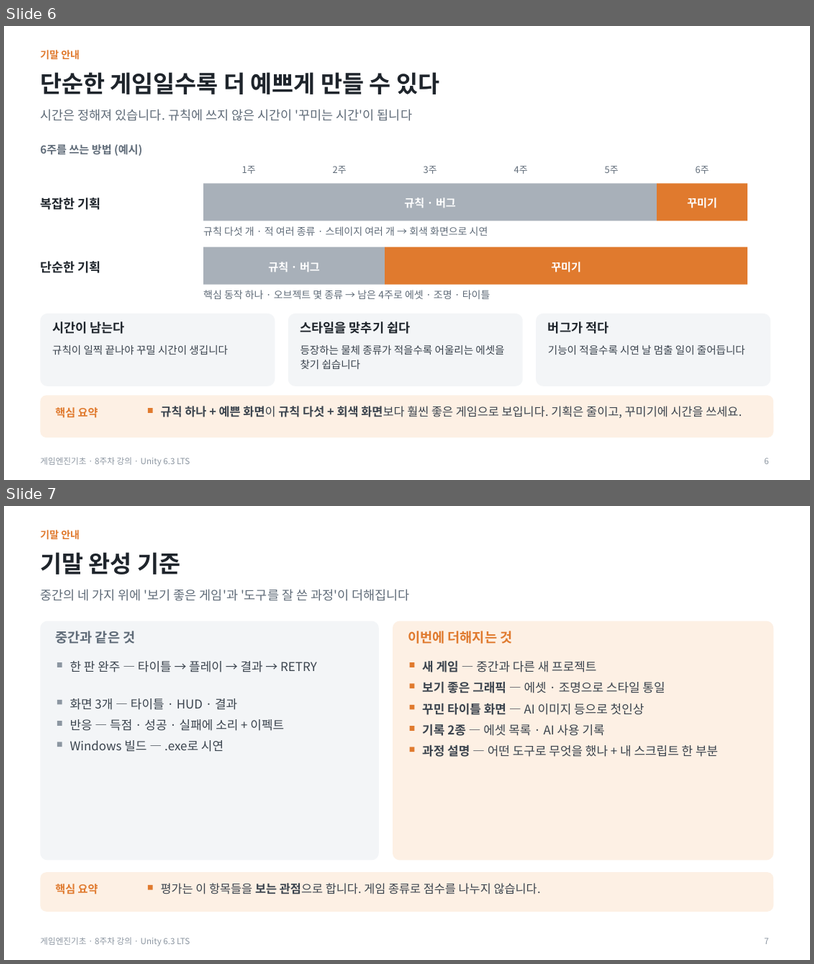
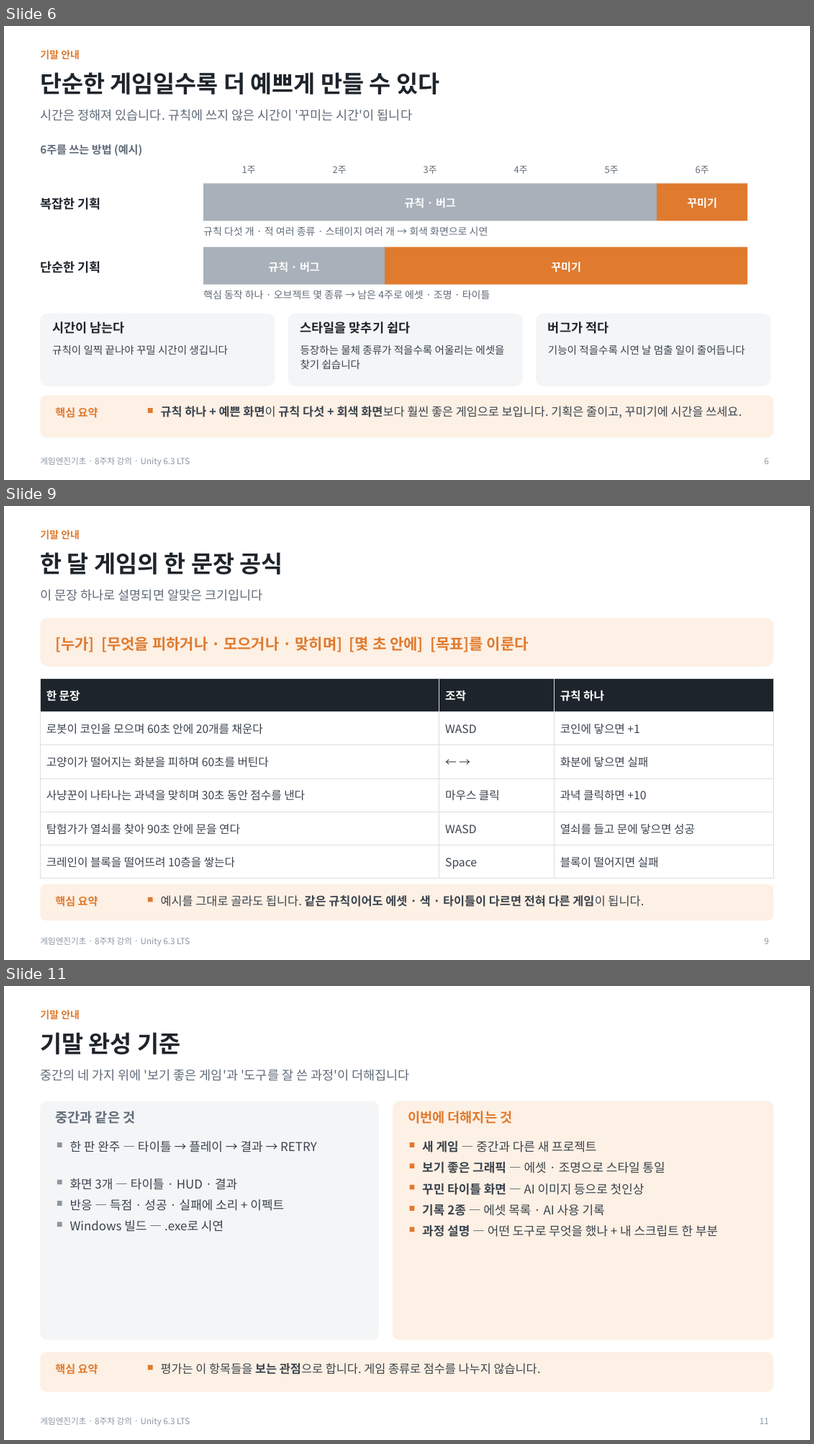
Before and after one commit to iplay-garden/game-engine-basics, a slide deck: 8주차/한국어/게임엔진기초_8주차_오프라인_강의슬라이드.pptx. Shown one above the other, each under a label of ours: slides 6 and 7 before the commit, slides 6, 9 and 11 after it; the slides between them are not shown. The pictures are 814x964 and 814x1444 pixels, drawn with LibreOffice and Linux fonts; fonts in the diff are those of the drawing. Boxes give left, top, right and bottom in pixels: in the first picture for what was removed or moved away, otherwise in the second. Text is boxed around its words. In the diff, an @@ line names an element or a change of style, - is before the commit and + after.

```diff
--- a/8주차/한국어/게임엔진기초_8주차_오프라인_강의슬라이드.pptx
+++ b/8주차/한국어/게임엔진기초_8주차_오프라인_강의슬라이드.pptx
@@ slide 9 added at box(4, 506, 810, 960), background #FFFFFF; not listed: 1 template element that a slide beside it also shows @@
@@ text added at box(40, 530, 80, 540), 12 pt, text #E07A2E, bold @@
+기말 안내
@@ title added at box(40, 552, 283, 574), 28 pt, text #1E242B, bold @@
+한 달 게임의 한 문장 공식
@@ text added at box(40, 589, 262, 601), 15 pt, text #5F6B78 @@
+이 문장 하나로 설명되면 알맞은 크기입니다
@@ rounded rectangle added at box(40, 618, 774, 667), fill #FDF0E4 @@
@@ text added at box(55, 636, 529, 652), 18 pt, text #E07A2E, bold @@
+[누가] [무엇을 피하거나 · 모으거나 · 맞히며] [몇 초 안에] [목표]를 이룬다
@@ table added at box(40, 678, 774, 872), 6 rows, 3 columns @@
+한 문장 | 조작 | 규칙 하나
+로봇이 코인을 모으며 60초 안에 20개를 채운다 | WASD | 코인에 닿으면 +1
+고양이가 떨어지는 화분을 피하며 60초를 버틴다 | ← → | 화분에 닿으면 실패
+사냥꾼이 나타나는 과녁을 맞히며 30초 동안 점수를 낸다 | 마우스 클릭 | 과녁 클릭하면 +10
+탐험가가 열쇠를 찾아 90초 안에 문을 연다 | WASD | 열쇠를 들고 문에 닿으면 성공
+크레인이 블록을 떨어뜨려 10층을 쌓는다 | Space | 블록이 떨어지면 실패
@@ rounded rectangle added at box(40, 884, 774, 921), fill #FDF0E4 @@
@@ text added at box(55, 896, 98, 906), 13 pt, text #E07A2E, bold @@
+핵심 요약
@@ rectangle added at box(148, 897, 153, 901), fill #E07A2E @@
@@ text added at box(161, 895, 644, 906), 14 pt, text #3A434D, bold @@
+예시를 그대로 골라도 됩니다. 같은 규칙이어도 에셋 · 색 · 타이틀이 다르면 전혀 다른 게임이 됩니다.
@@ page number added at box(764, 937, 769, 944), 10 pt, text #8C96A1 @@
+9
@@ what was slide 7 is now slide 11 @@
@@ page number at box(760, 1417, 769, 1424): text changed @@
-7
+11
```
Also in this commit, not shown: 4 slides changed, 4 other slides added, 3 other files.
